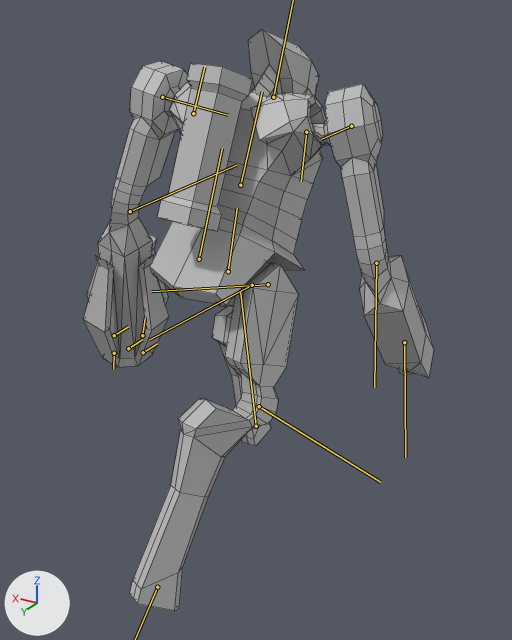
The FBX model Assets/Units/Archer/Acher_Moving.fbx, before and after one commit.
Before and after are seen from a 50 mm camera at (-0.997, 1.505, 1.354) aimed at (-0.099, 0.008, 0.605). Lighting does not change. The marker at lower left points along +X, +Y and +Z. Both versions are drawn at frame 13 of the action 'Move'; the numbers are the values there. The bones that bend it are drawn over the model as lines. Mesh edges are drawn as thin lines.

Objects in the first picture: 'Archer:Archer'.
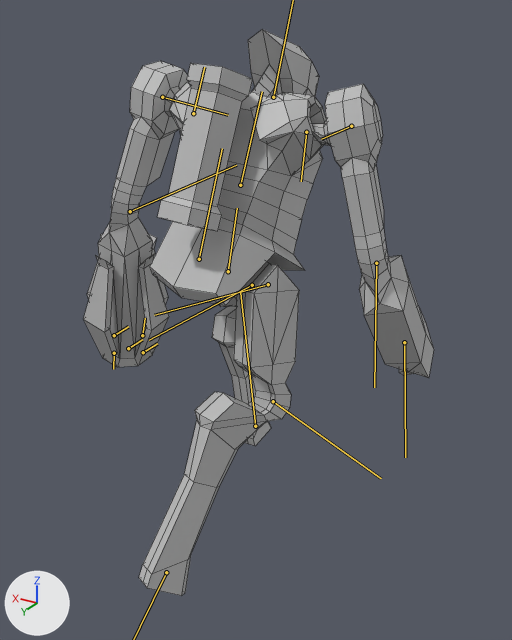
The edits, one by one:
Bone 'Archer:RightUpperLeg_Skel' (bone_archer_rightupperleg_skel) turns from (-13, 10, -9) to (-10, 9, 2) degrees about its own x, y and z.
Bone 'Archer:RightLowerLeg_Skel' (bone_archer_rightlowerleg_skel) turns from (0, 0, 16) to (0, 0, 28) degrees about its own x, y and z.

What differs and where, as boxes (x1, y1, x2, y2) in the pictures (512 x 640 px):
'Archer:Archer', posed
    before: (83, 29, 434, 611)
    after: (83, 29, 434, 596)
bone 'Archer:RightUpperLeg_Skel', root to tip
    before: (268, 284) to (151, 291)
    after: (268, 284) to (154, 315)
bone 'Archer:RightLowerLeg_Skel', root to tip
    before: (259, 406) to (380, 482)
    after: (273, 401) to (381, 478)
